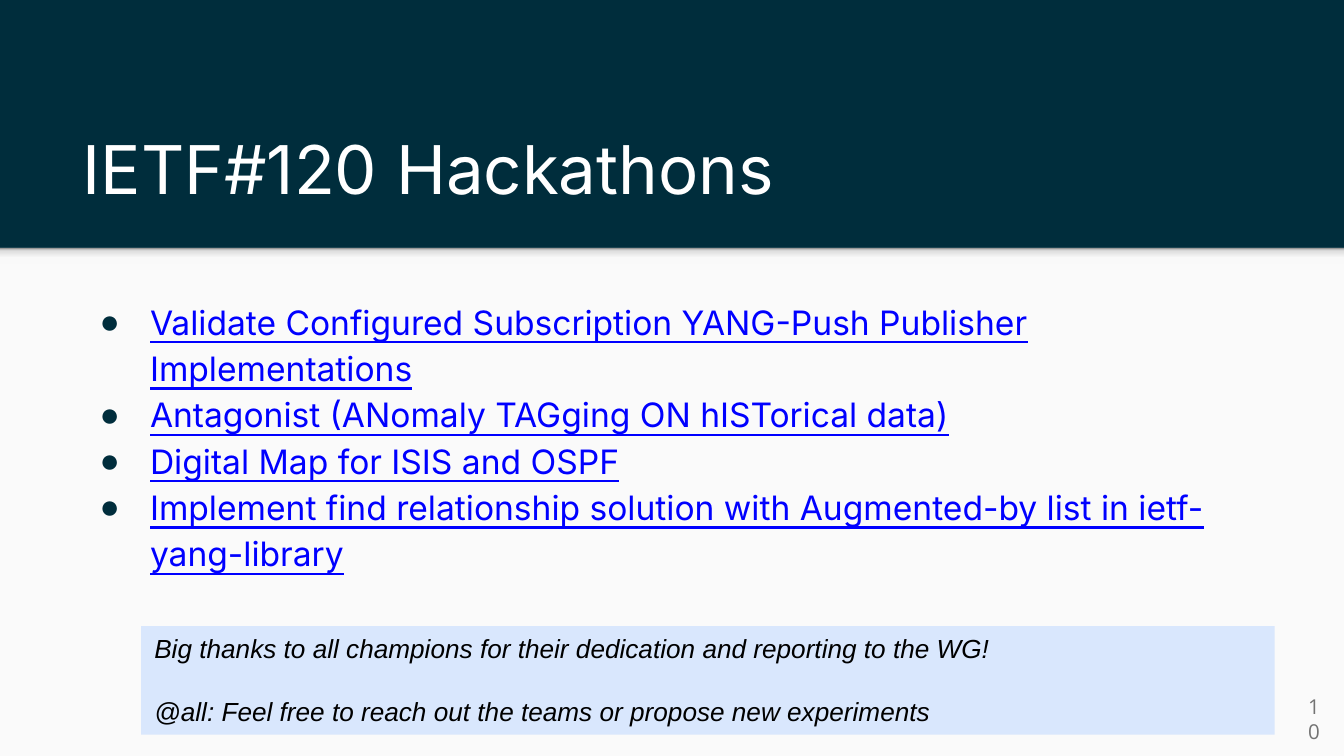
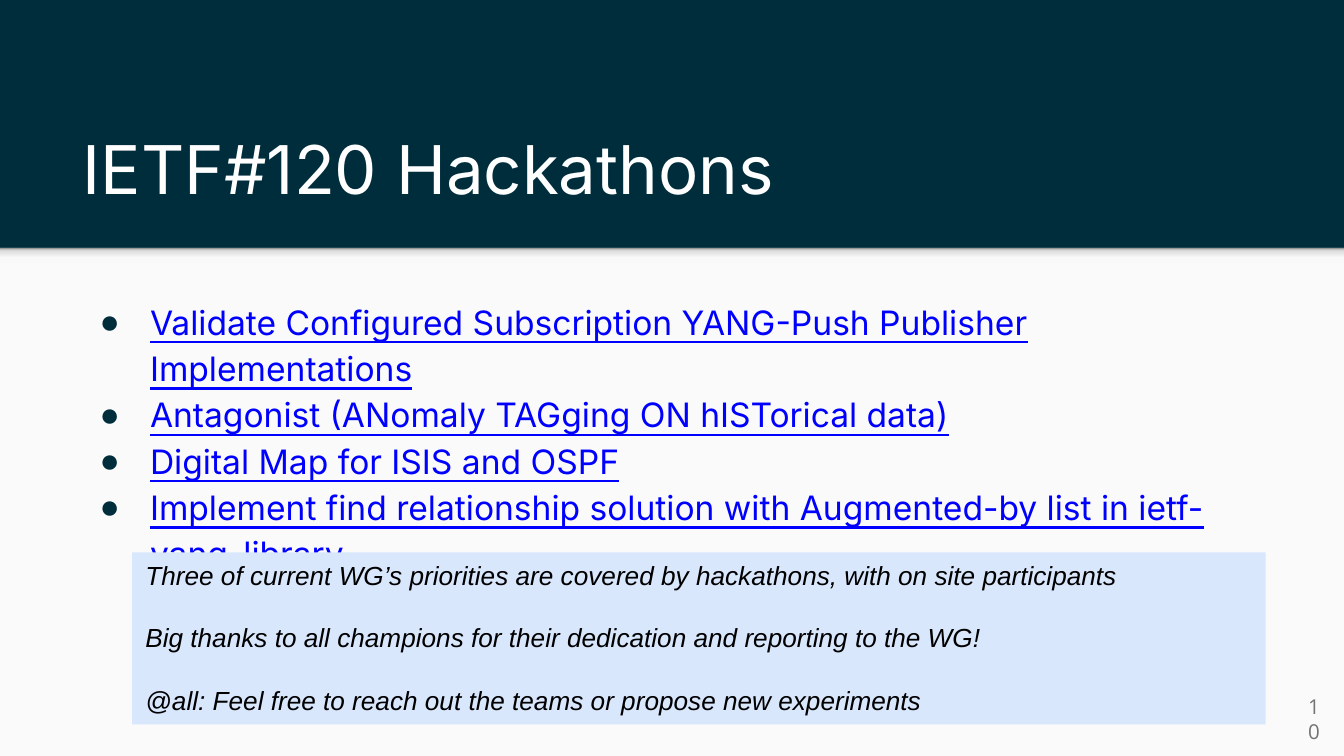
Before and after one commit to ietf-wg-nmop/IETF-Meetings, a slide deck: slide 10 of 120/nmop-chairs-slides.pptx. Drawn at 1344x756 pixels with LibreOffice and Linux fonts; fonts in the diff are those of the drawing. Boxes give left, top, right and bottom in pixels: in the first picture for what was removed or moved away, otherwise in the second. Text is boxed around its words. In the diff, an @@ line names an element or a change of style, - is before the commit and + after.

```diff
--- a/120/nmop-chairs-slides.pptx
+++ b/120/nmop-chairs-slides.pptx
@@ rectangle "Three of current WG’s priorities ...": place and size @@
-rectangle "Three of current WG’s priorities ..." at <box>141,626,1274,735</box>
+rectangle "Three of current WG’s priorities ..." at <box>132,552,1265,724</box>
@@ text in rectangle at <box>145,566,1117,590</box>: paragraph added @@
+Three of current WG’s priorities are covered by hackathons, with on site participants
```
Also in this commit, not shown: 1 other slide changed, 1 other file.
